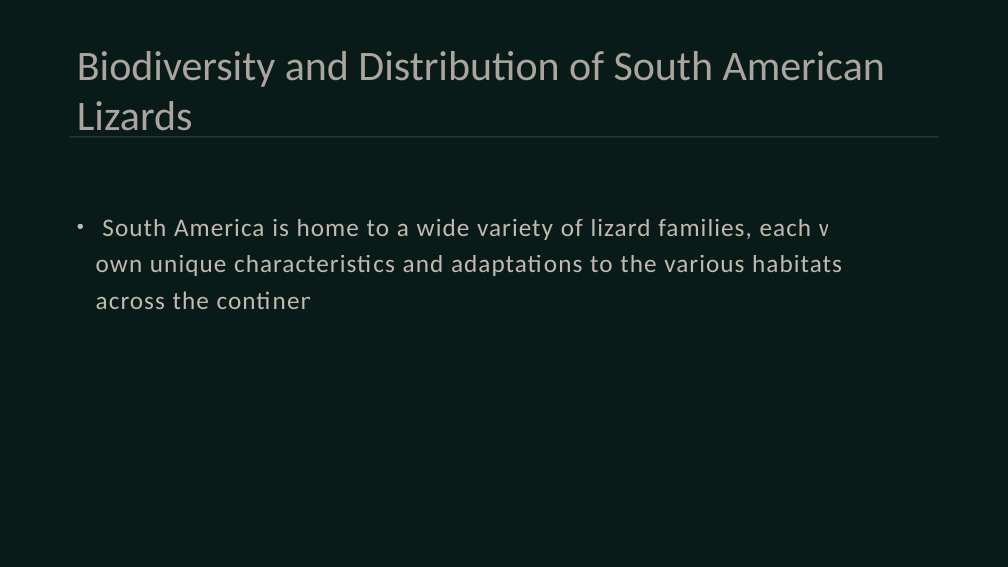
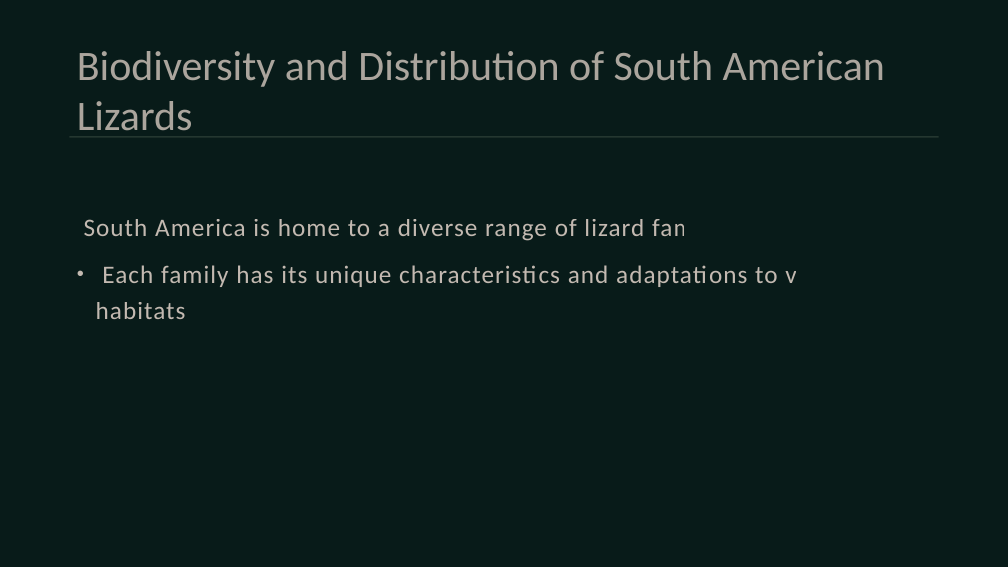
Before and after one commit to Rayaan-khan428/Research2Slides, a slide deck: slide 3 of pdfextraction/content/output/A Survey of South American Lizards Biodiversity and Ecological.pptx. Drawn at 1008x567 pixels with LibreOffice and Linux fonts; fonts in the diff are those of the drawing. Boxes give left, top, right and bottom in pixels: in the first picture for what was removed or moved away, otherwise in the second. Text is boxed around its words. In the diff, an @@ line names an element or a change of style, - is before the commit and + after.

```diff
--- a/pdfextraction/content/output/A Survey of South American Lizards Biodiversity and Ecological.pptx
+++ b/pdfextraction/content/output/A Survey of South American Lizards Biodiversity and Ecological.pptx
@@ text at [84, 219, 865, 319]: text changed @@
-• South America is home to a wide variety of lizard families, each with its own unique characteristics and adaptations to the various habitats found across the continent.
+• South America is home to a diverse range of lizard families.
+  Each family has its unique characteristics and adaptations to various habitats.
```
Also in this commit, not shown: 10 other slides changed, 3 slides added, 10 other files.
